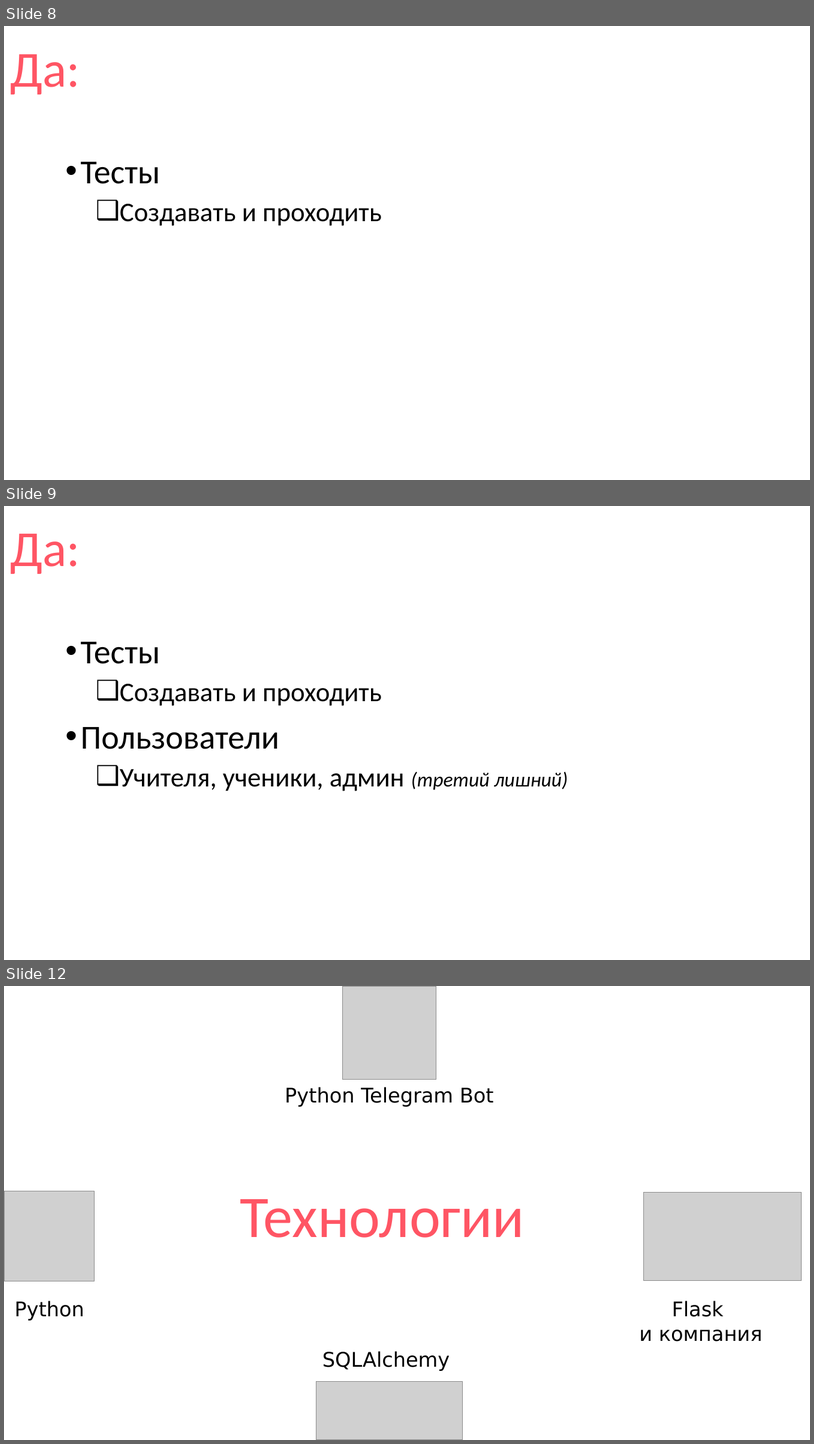
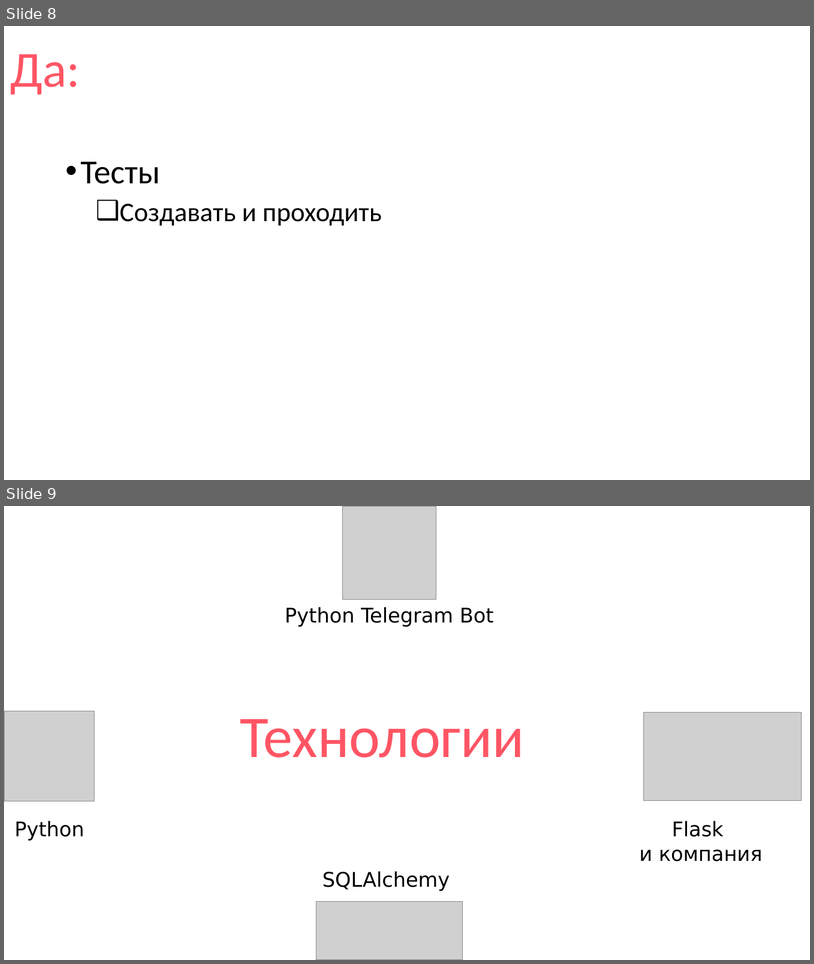
Before and after one commit to thecattest/testing-system, a slide deck: presentation.pptx. Shown one above the other, each under a label of ours: slides 8, 9 and 12 before the commit, slides 8 and 9 after it; the slides between them are not shown. The pictures are 814x1444 and 814x964 pixels, drawn with LibreOffice and Linux fonts; fonts in the diff are those of the drawing; grey boxes stand for pictures. Boxes give left, top, right and bottom in pixels: in the first picture for what was removed or moved away, otherwise in the second. Text is boxed around its words. In the diff, an @@ line names an element or a change of style, - is before the commit and + after.

```diff
--- a/presentation.pptx
+++ b/presentation.pptx
@@ slide 9 removed at (4,506,810,960), background #FFFFFF @@
@@ title removed at (10,534,80,574) @@
-Да:
@@ text removed at (81,642,568,791) @@
-• Тесты
-  ❑ Создавать и проходить
-• Пользователи
-  ❑ Учителя, ученики, админ (третий лишний)
@@ what was slide 12 is now slide 9 @@
```
Also in this commit, not shown: 2 slides changed, 1 slide added, 3 other slides removed.
